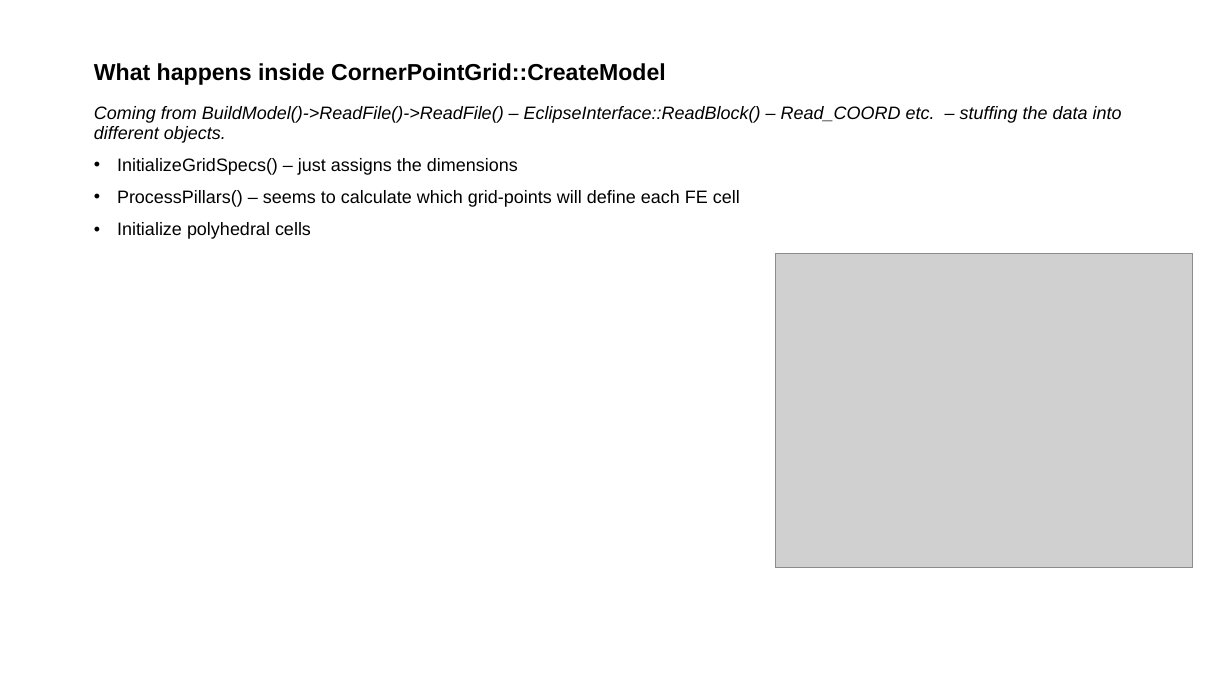
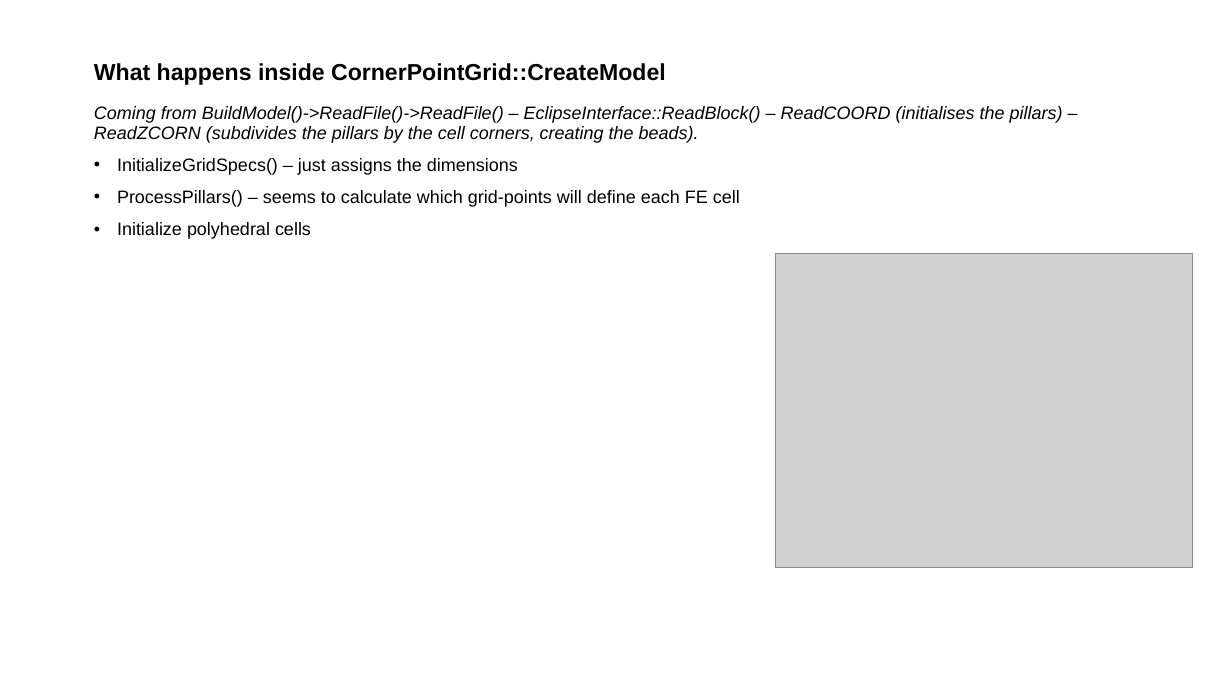
Before and after one commit to openCSMP/openCSMP, a slide deck: slide 3 of doc/SKM_EclipseModel-documentation.pptx. Drawn at 1232x693 pixels with LibreOffice and Linux fonts; fonts in the diff are those of the drawing; grey boxes stand for pictures. Boxes give left, top, right and bottom in pixels: in the first picture for what was removed or moved away, otherwise in the second. Text is boxed around its words. In the diff, an @@ line names an element or a change of style, - is before the commit and + after.

```diff
--- a/doc/SKM_EclipseModel-documentation.pptx
+++ b/doc/SKM_EclipseModel-documentation.pptx
@@ text at bbox=[94, 106, 1063, 143]: text changed @@
-Coming from BuildModel()->ReadFile()->ReadFile() – EclipseInterface::ReadBlock() – Read_COORD etc. – stuffing the data into different objects.
+Coming from BuildModel()->ReadFile()->ReadFile() – EclipseInterface::ReadBlock() – ReadCOORD (initialises the pillars) – ReadZCORN (subdivides the pillars by the cell corners, creating the beads).
```
Also in this commit, not shown: 3 other files.
